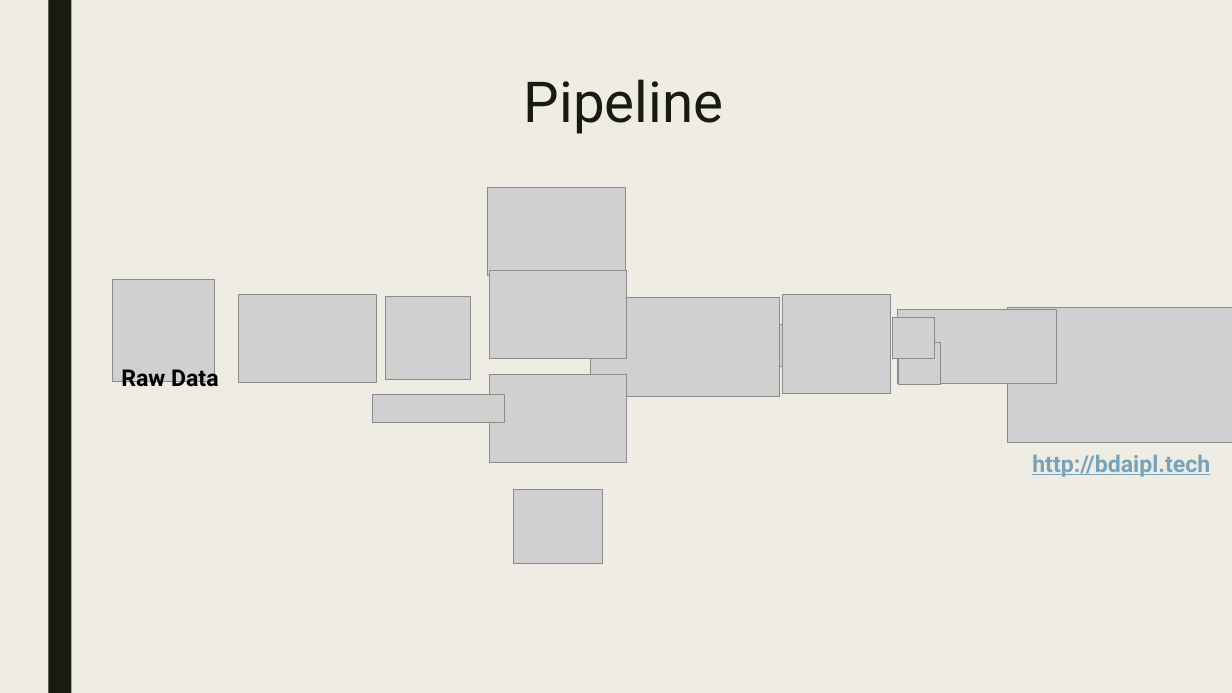
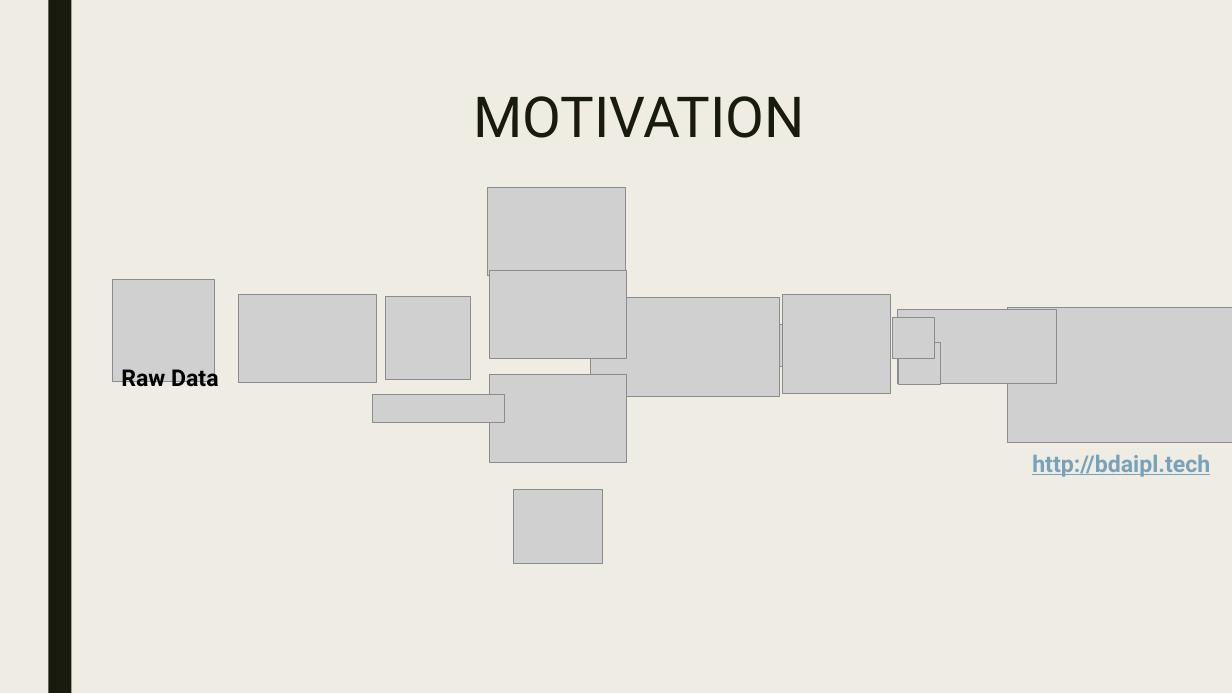
Before and after one commit to CUBigDataClass/Indian-Premier-League, a slide deck: slide 3 of Data Analysis & Visualisations of IPL.pptx. Drawn at 1232x693 pixels with LibreOffice and Linux fonts; fonts in the diff are those of the drawing; grey boxes stand for pictures. Boxes give left, top, right and bottom in pixels: in the first picture for what was removed or moved away, otherwise in the second. Text is boxed around its words. In the diff, an @@ line names an element or a change of style, - is before the commit and + after.

```diff
--- a/Data Analysis & Visualisations of IPL.pptx
+++ b/Data Analysis & Visualisations of IPL.pptx
@@ title removed at [524, 79, 723, 134] @@
-Pipeline
@@ text added at [473, 96, 805, 138], 44 pt, text #191B0E @@
+MOTIVATION
```
Also in this commit, not shown: 12 slides added.
